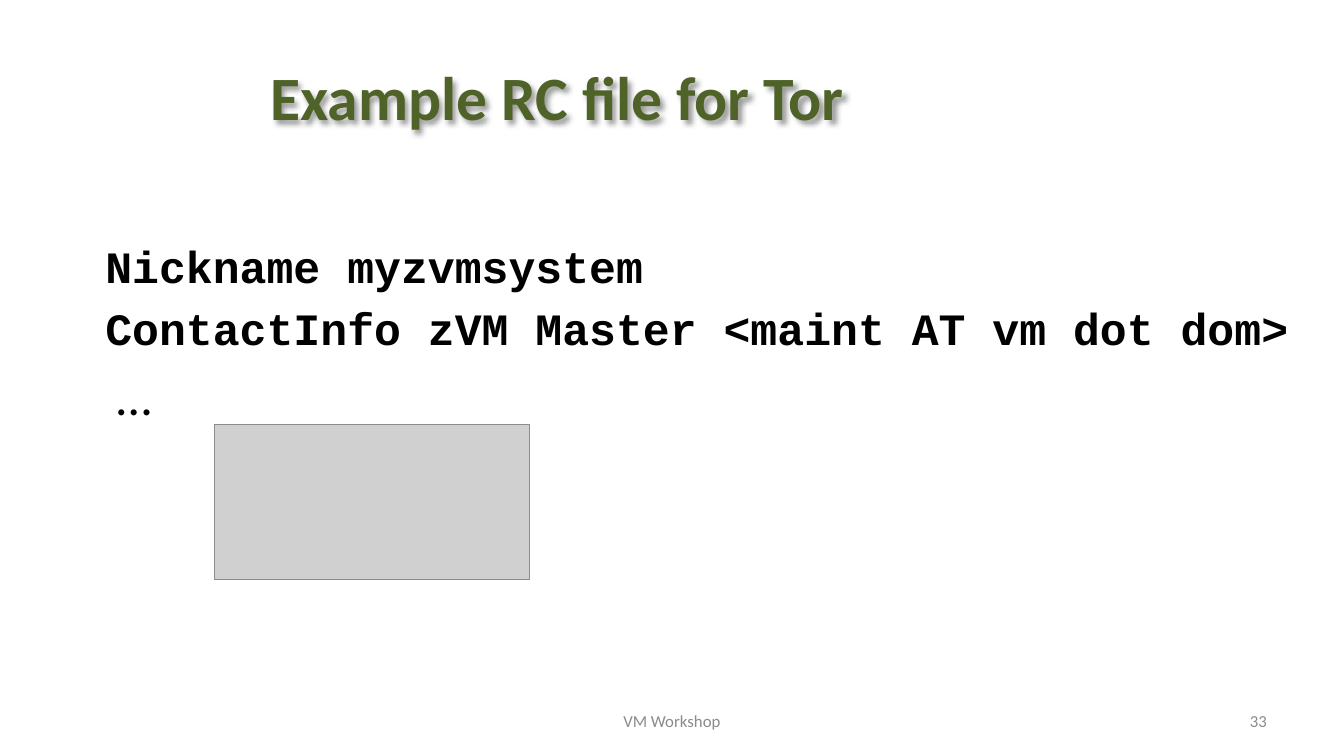
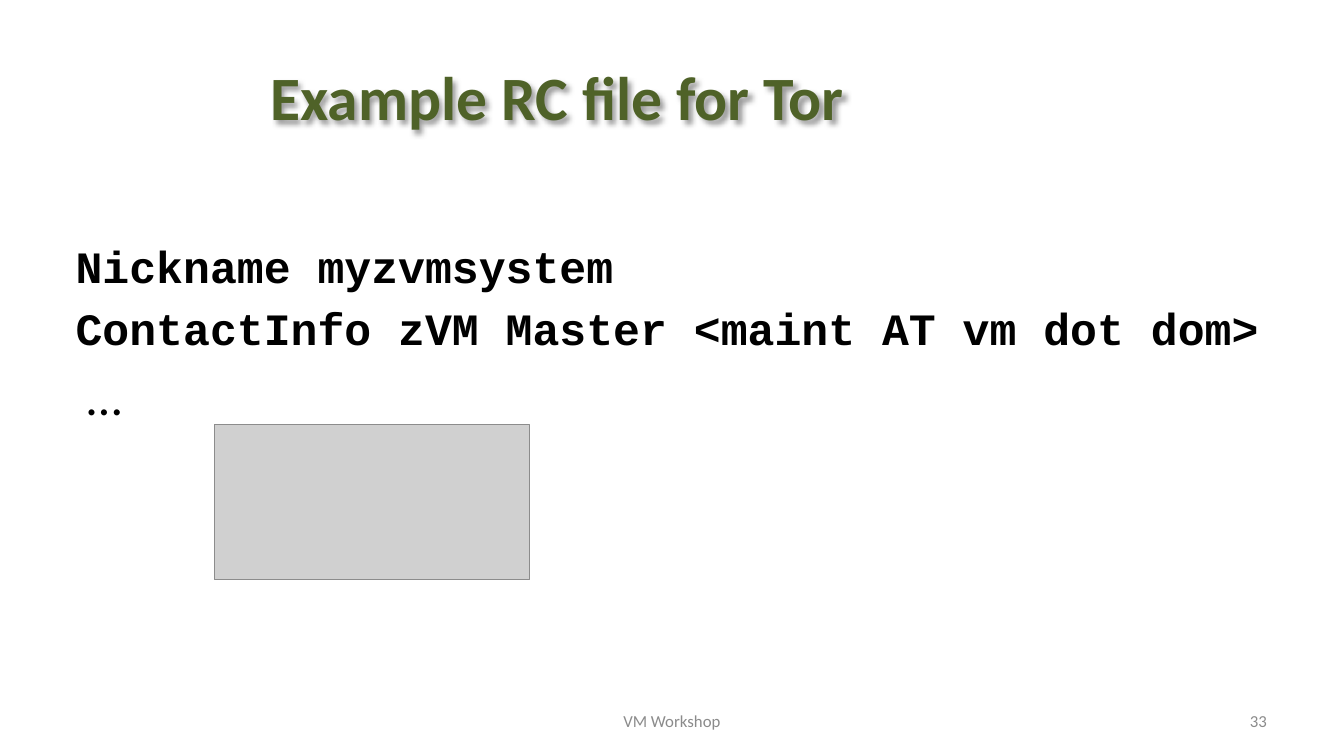
Before and after one commit to trothr/vmworkshop, a slide deck: slide 33 of 2023/presentations/torforzvm.pptx. Drawn at 1344x756 pixels with LibreOffice and Linux fonts; fonts in the diff are those of the drawing; grey boxes stand for pictures; background and template pictures are left out. Boxes give left, top, right and bottom in pixels: in the first picture for what was removed or moved away, otherwise in the second. Text is boxed around its words. In the diff, an @@ line names an element or a change of style, - is before the commit and + after.

```diff
--- a/2023/presentations/torforzvm.pptx
+++ b/2023/presentations/torforzvm.pptx
@@ text "Nickname myzvmsystem": place and size @@
-text "Nickname myzvmsystem" at <box>105,251,1289,346</box>
+text "Nickname myzvmsystem" at <box>76,251,1259,346</box>
```
Also in this commit, not shown: 12 other slides changed, 3 other files.
